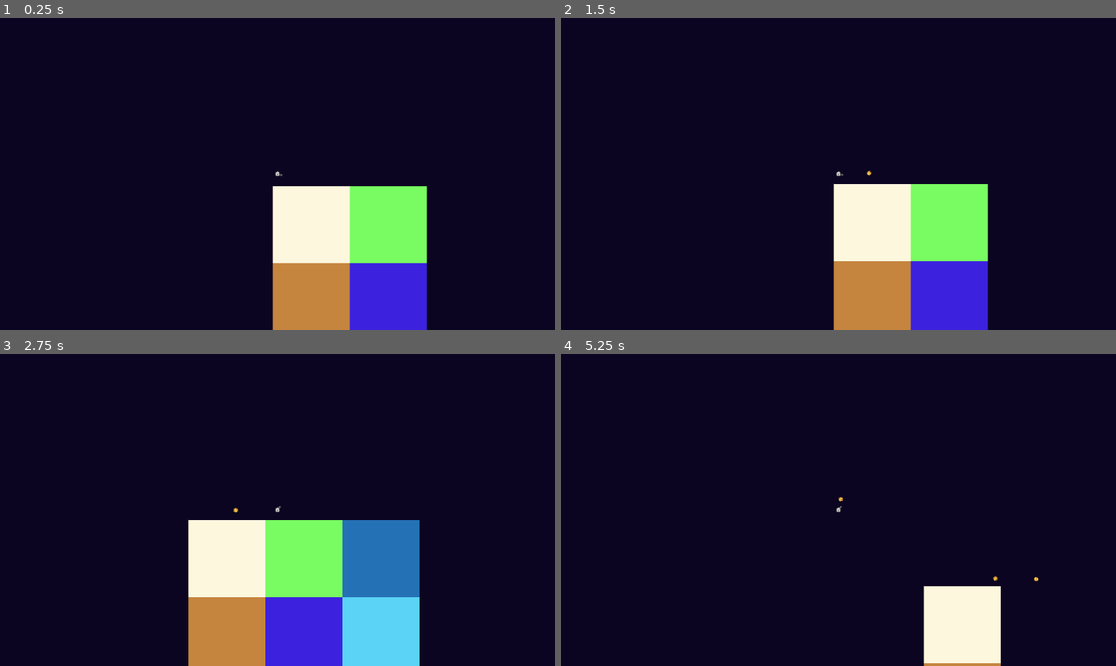
Above: before the commit, frames 1-4 (two rows, left to right).
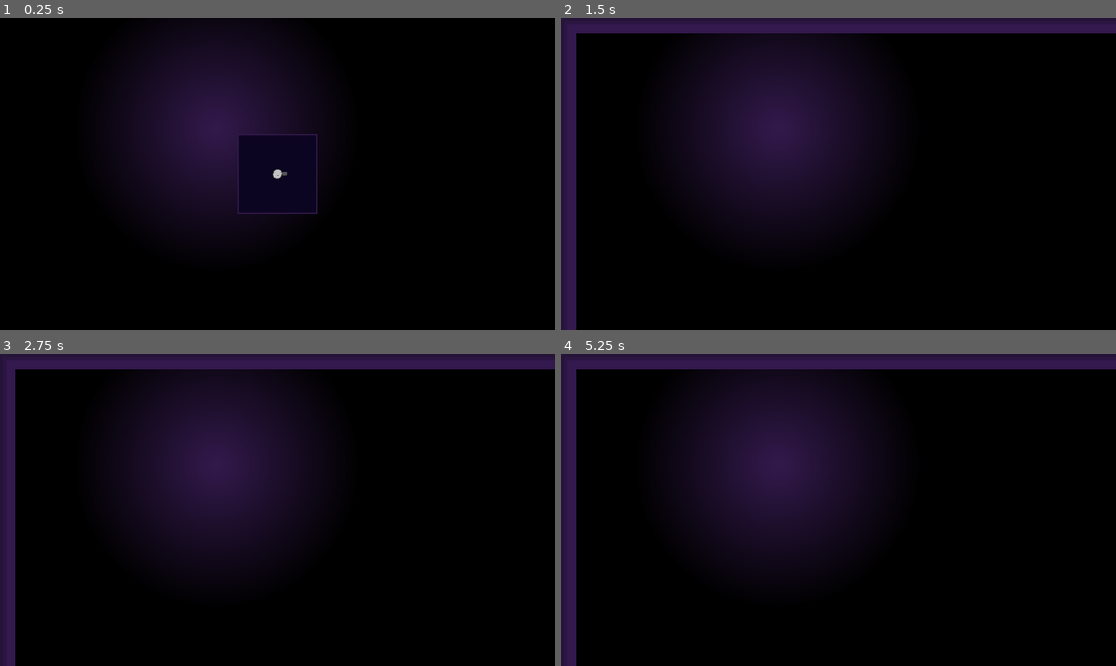
Above: after the commit, the same moments.

Repository: trurohawkins/cave
Game: Godot game, scene res://world.tscn
The game is run twice, just before and just after one commit, with the same random seed, the same clock (stepped at 60 frames per second) and the same inputs.
Inputs (mouse positions are in pixels of both pictures, inside the frame that each line leads up to):
- Up to frame 1 (0.25 s): no input
- Up to frame 2 (1.5 s): tap Enter at 0.5 s; move the mouse to (960, 158) at 0.52 s; hold D (right) 0.53-1.28 s; click (960, 158) at 0.67 s; move the mouse to (727, 189) at 1.27 s; hold S (down) from 1.28 s (still down)
- Up to frame 3 (2.75 s): tap Space at 2 s; move the mouse to (333, 441) at 2.02 s; release S (down) at 2.03 s; hold D (right) from 2.03 s (still down)
- Up to frame 4 (5.25 s): move the mouse to (810, 572) at 2.77 s; release D (right) at 2.78 s; hold W (up) 2.78-3.53 s; click (810, 572) at 2.92 s; move the mouse to (1005, 556) at 3.52 s; hold A (left) 3.53-5.03 s; move the mouse to (672, 463) at 4.27 s; move the mouse to (866, 510) at 5.02 s; hold S (down) from 5.03 s (still down); click (866, 510) at 5.17 s

The runs differ from the first frame. In frame 1, 75% of the frame differs, in the area x 0-100%, y 0-100%; in frame 2, 77%; in frame 3, 80%; in frame 4, 76%.

Commit message:
tweaking and first shader

Diff:
--- a/GM.gd
+++ b/GM.gd
@@ -52,7 +52,7 @@
 			var cur = grid[x][y]
 			cur.tileChunk()
 			#print(cur.neighbors)
-	#spawnPoint = Vector2((mapSize.x / 2 * chunkSize.x + chunkSize.x/2) * 32, (mapSize.y / 2 * chunkSize.y + chunkSize.y/2) * 32)
+	spawnPoint = Vector2((mapSize.x / 2 * chunkSize.x + chunkSize.x/2) * 32, (mapSize.y / 2 * chunkSize.y + chunkSize.y/2) * 32)
 
 func addNeighbor(chunk, x, y):
 	var xp = chunk.gridPos.x + x
@@ -85,9 +85,10 @@
 	#spawnPoint = Vector2((mapSize.x / 2 * chunkSize.x + chunkSize.x/2) * 32, (mapSize.y / 2 * chunkSize.y + chunkSize.y/2) * 32)
 	var px = int(player.global_position.x / 32 / chunkSize.x)
 	var py = int(player.global_position.y / 32 / chunkSize.y)
-	print(str(px) + ", " + str(py))
+	#print(str(px) + ", " + str(py))
 	for x in mapSize.x:
 		for y in mapSize.y:
 			var dist = max(abs(x - px), abs(y - py))
-			print(str(x) + ", " + str(y) + " " + str(dist))
-			grid[x][y].occlude(dist > 1)
+			#print(str(x) + ", " + str(y) + " " + str(dist))
+			#1 for square, figure out aspect ratio and do it per x and y
+			grid[x][y].occlude(dist > 2)
--- a/blast.gd
+++ b/blast.gd
@@ -5,7 +5,7 @@
 var lifeDelta = 10
 
 func _ready():
-	print("ready")
+	pass
 
 func _process(delta):
 	position += Vector2.RIGHT.rotated(rotation) * speed * delta
@@ -18,7 +18,6 @@
 func getCollsions(map):
 	var shape = $CollisionShape2D.shape
 	var square = Vector2(shape.radius * scale.x, shape.radius * scale.y)
-	print(shape.radius)
 	var topLeft = map.local_to_map(global_position - square)
 	var botRight = map.local_to_map(global_position + square)
 
--- a/blast.tscn
+++ b/blast.tscn
@@ -8,8 +8,8 @@
 [node name="blast" type="Area2D"]
 scale = Vector2(10, 10)
 script = ExtResource("1_l5868")
-speed = 400.0
-hitCost = 0.0
+speed = 1000.0
+hitCost = 0.05
 
 [node name="CollisionShape2D" type="CollisionShape2D" parent="."]
 shape = SubResource("CircleShape2D_l5868")
--- a/chunk.gd
+++ b/chunk.gd
@@ -13,8 +13,9 @@
 var gridPos
 
 func _ready():
-	#modulate = Color(0.2,0.1,0.3)
-	modulate = Color(randf(), randf(), randf(), 1)
+	modulate = Color(0.2,0.1,0.3)
+	#modulate = Color(1, 1, 1)
+	#modulate = Color(randf(), randf(), randf(), 1)
 	#set_cell(Vector2i(1,1), -1)
 
 
@@ -32,7 +33,7 @@
 			set_cell(Vector2i(xp, yp), -1)
 
 func tileChunk():
-	print(neighbors)
+	#print(neighbors)
 	for x in range(chunkSize):
 		for y in range(chunkSize):
 			tileBlock(x, y)
@@ -95,8 +96,8 @@
 			if corners > mostCorn:
 				mostCorn = corners
 				check = i
-		if x == 2 && y == 2:
-			print(mostCorn)
+		#if x == 2 && y == 2:
+			#print(mostCorn)
 		if mostCorn != 0:
 			mostOpen = 6 + (mostCorn-1)
 			startSide = check
@@ -148,7 +149,7 @@
 func receiveCollision(pos: Vector2i):
 	pos.x -= gridPos.x * chunkSize
 	pos.y -= gridPos.y * chunkSize
-	print("tile map collided with " + str(pos))
+	#print("tile map collided with " + str(pos))
 	set_cell(pos, -1)
 	for x in range(-1, 2):
 		for y in range(-1, 2):
--- /dev/null
+++ b/chunk.gdshader
@@ -0,0 +1,25 @@
+shader_type canvas_item;
+uniform vec2 lightPos;
+uniform float lightRadius;
+
+void vertex() {
+	// Called for every vertex the material is visible on.
+}
+
+void fragment() {
+	// Called for every pixel the material is visible on.
+	//vec4 texColor = texture(TEXTURE, UV);
+	vec4 baseColor = COLOR;
+	//Cinvert UV to world position
+	vec2 worldPos = vec2(FRAGCOORD.x, FRAGCOORD.y);
+
+	float dist = distance(worldPos, lightPos);
+	float factor = 1.0;//clamp(1.0 - dist / lightRadius, 0.0, 1.0);
+
+	//COLOR = vec4(1.0, 1.0, 1.0, 1.0);
+}
+
+//void light() {
+//	// Called for every pixel for every light affecting the material.
+//	// Uncomment to replace the default light processing function with this one.
+//}
--- a/chunk.tscn
+++ b/chunk.tscn
@@ -1,160 +1,243 @@
-[gd_scene load_steps=5 format=3 uid="uid://c5jp5rmk0hlc4"]
-
+[gd_scene load_steps=8 format=3 uid="uid://c5jp5rmk0hlc4"]
+
+[ext_resource type="Shader" uid="uid://bdvmpay2ytrjf" path="res://chunkTiles.gdshader" id="1_a0kup"]
 [ext_resource type="Texture2D" uid="uid://l4fs7ppxdder" path="res://dirtTileSheet.png" id="1_eat54"]
 [ext_resource type="Script" uid="uid://cpvevkkr840in" path="res://chunk.gd" id="2_a0kup"]
+
+[sub_resource type="ShaderMaterial" id="ShaderMaterial_381vs"]
+shader = ExtResource("1_a0kup")
+shader_parameter/lightPos = Vector2(0, 0)
+shader_parameter/lightRadius = 100.0
+
+[sub_resource type="ShaderMaterial" id="ShaderMaterial_eat54"]
 
 [sub_resource type="TileSetAtlasSource" id="TileSetAtlasSource_aqk2v"]
 texture = ExtResource("1_eat54")
 texture_region_size = Vector2i(32, 32)
 0:0/0 = 0
+0:0/0/material = SubResource("ShaderMaterial_381vs")
 0:0/0/physics_layer_0/polygon_0/points = PackedVector2Array(-16, -16, 16, -16, 16, 16, -16, 16)
 1:0/0 = 0
+1:0/0/material = SubResource("ShaderMaterial_eat54")
 1:0/0/physics_layer_0/polygon_0/points = PackedVector2Array(-16, -16, 16, -16, 16, 16, -16, 16)
 2:0/0 = 0
+2:0/0/material = SubResource("ShaderMaterial_eat54")
 2:0/0/physics_layer_0/polygon_0/points = PackedVector2Array(-16, -16, 16, -16, 16, 16, -16, 16)
 3:0/0 = 0
+3:0/0/material = SubResource("ShaderMaterial_eat54")
 3:0/0/physics_layer_0/polygon_0/points = PackedVector2Array(-16, -16, 16, -16, 16, 16, -16, 16)
 4:0/0 = 0
+4:0/0/material = SubResource("ShaderMaterial_eat54")
 4:0/0/physics_layer_0/polygon_0/points = PackedVector2Array(-16, -16, 16, -16, 16, 16, -16, 16)
 0:1/0 = 0
+0:1/0/material = SubResource("ShaderMaterial_eat54")
 0:1/0/physics_layer_0/polygon_0/points = PackedVector2Array(-16, -16, 16, -16, 16, 16, -16, 16)
 1:1/0 = 0
+1:1/0/material = SubResource("ShaderMaterial_eat54")
 1:1/0/physics_layer_0/polygon_0/points = PackedVector2Array(-16, -16, 16, -16, 16, 16, -16, 16)
 2:1/0 = 0
+2:1/0/material = SubResource("ShaderMaterial_eat54")
 2:1/0/physics_layer_0/polygon_0/points = PackedVector2Array(-16, -16, 16, -16, 16, 16, -16, 16)
 3:1/0 = 0
+3:1/0/material = SubResource("ShaderMaterial_eat54")
 3:1/0/physics_layer_0/polygon_0/points = PackedVector2Array(-16, -16, 16, -16, 16, 16, -16, 16)
 4:1/0 = 0
+4:1/0/material = SubResource("ShaderMaterial_eat54")
 4:1/0/physics_layer_0/polygon_0/points = PackedVector2Array(-16, -16, 16, -16, 16, 16, -16, 16)
 0:2/0 = 0
+0:2/0/material = SubResource("ShaderMaterial_eat54")
 0:2/0/physics_layer_0/polygon_0/points = PackedVector2Array(-16, -16, 16, -16, 16, 16, -16, 16)
 1:2/0 = 0
+1:2/0/material = SubResource("ShaderMaterial_eat54")
 1:2/0/physics_layer_0/polygon_0/points = PackedVector2Array(-16, -16, 16, -16, 16, 16, -16, 16)
 2:2/0 = 0
+2:2/0/material = SubResource("ShaderMaterial_eat54")
 2:2/0/physics_layer_0/polygon_0/points = PackedVector2Array(-16, -16, 16, -16, 16, 16, -16, 16)
 3:2/0 = 0
+3:2/0/material = SubResource("ShaderMaterial_eat54")
 3:2/0/physics_layer_0/polygon_0/points = PackedVector2Array(-16, -16, 16, -16, 16, 16, -16, 16)
 4:2/0 = 0
+4:2/0/material = SubResource("ShaderMaterial_eat54")
 4:2/0/physics_layer_0/polygon_0/points = PackedVector2Array(-16, -16, 16, -16, 16, 16, -16, 16)
 0:3/0 = 0
+0:3/0/material = SubResource("ShaderMaterial_eat54")
 0:3/0/physics_layer_0/polygon_0/points = PackedVector2Array(-16, -16, 16, -16, 16, 16, -16, 16)
 1:3/0 = 0
+1:3/0/material = SubResource("ShaderMaterial_eat54")
 1:3/0/physics_layer_0/polygon_0/points = PackedVector2Array(-16, -16, 16, -16, 16, 16, -16, 16)
 2:3/0 = 0
+2:3/0/material = SubResource("ShaderMaterial_eat54")
 2:3/0/physics_layer_0/polygon_0/points = PackedVector2Array(-16, -16, 16, -16, 16, 16, -16, 16)
 3:3/0 = 0
+3:3/0/material = SubResource("ShaderMaterial_eat54")
 3:3/0/physics_layer_0/polygon_0/points = PackedVector2Array(-16, -16, 16, -16, 16, 16, -16, 16)
 4:3/0 = 0
+4:3/0/material = SubResource("ShaderMaterial_eat54")
 4:3/0/physics_layer_0/polygon_0/points = PackedVector2Array(-16, -16, 16, -16, 16, 16, -16, 16)
 0:4/0 = 0
+0:4/0/material = SubResource("ShaderMaterial_eat54")
 0:4/0/physics_layer_0/polygon_0/points = PackedVector2Array(-16, -16, 16, -16, 16, 16, -16, 16)
 1:4/0 = 0
+1:4/0/material = SubResource("ShaderMaterial_eat54")
 1:4/0/physics_layer_0/polygon_0/points = PackedVector2Array(-16, -16, 16, -16, 16, 16, -16, 16)
 2:4/0 = 0
+2:4/0/material = SubResource("ShaderMaterial_eat54")
 2:4/0/physics_layer_0/polygon_0/points = PackedVector2Array(-16, -16, 16, -16, 16, 16, -16, 16)
 3:4/0 = 0
+3:4/0/material = SubResource("ShaderMaterial_eat54")
 3:4/0/physics_layer_0/polygon_0/points = PackedVector2Array(-16, -16, 16, -16, 16, 16, -16, 16)
 4:4/0 = 0
+4:4/0/material = SubResource("ShaderMaterial_eat54")
 4:4/0/physics_layer_0/polygon_0/points = PackedVector2Array(-16, -16, 16, -16, 16, 16, -16, 16)
 0:5/0 = 0
+0:5/0/material = SubResource("ShaderMaterial_eat54")
 0:5/0/physics_layer_0/polygon_0/points = PackedVector2Array(-16, -16, 16, -16, 16, 16, -16, 16)
 1:5/0 = 0
+1:5/0/material = SubResource("ShaderMaterial_eat54")
 1:5/0/physics_layer_0/polygon_0/points = PackedVector2Array(-16, -16, 16, -16, 16, 16, -16, 16)
 2:5/0 = 0
+2:5/0/material = SubResource("ShaderMaterial_eat54")
 2:5/0/physics_layer_0/polygon_0/points = PackedVector2Array(-16, -16, 16, -16, 16, 16, -16, 16)
 3:5/0 = 0
+3:5/0/material = SubResource("ShaderMaterial_eat54")
 3:5/0/physics_layer_0/polygon_0/points = PackedVector2Array(-16, -16, 16, -16, 16, 16, -16, 16)
 4:5/0 = 0
+4:5/0/material = SubResource("ShaderMaterial_eat54")
 4:5/0/physics_layer_0/polygon_0/points = PackedVector2Array(-16, -16, 16, -16, 16, 16, -16, 16)
 0:6/0 = 0
+0:6/0/material = SubResource("ShaderMaterial_eat54")
 0:6/0/physics_layer_0/polygon_0/points = PackedVector2Array(-16, -16, 16, -16, 16, 16, -16, 16)
 1:6/0 = 0
+1:6/0/material = SubResource("ShaderMaterial_eat54")
 1:6/0/physics_layer_0/polygon_0/points = PackedVector2Array(-16, -16, 16, -16, 16, 16, -16, 16)
 2:6/0 = 0
+2:6/0/material = SubResource("ShaderMaterial_eat54")
 2:6/0/physics_layer_0/polygon_0/points = PackedVector2Array(-16, -16, 16, -16, 16, 16, -16, 16)
 3:6/0 = 0
+3:6/0/material = SubResource("ShaderMaterial_eat54")
 3:6/0/physics_layer_0/polygon_0/points = PackedVector2Array(-16, -16, 16, -16, 16, 16, -16, 16)
 4:6/0 = 0
+4:6/0/material = SubResource("ShaderMaterial_eat54")
 4:6/0/physics_layer_0/polygon_0/points = PackedVector2Array(-16, -16, 16, -16, 16, 16, -16, 16)
 0:7/0 = 0
+0:7/0/material = SubResource("ShaderMaterial_eat54")
 0:7/0/physics_layer_0/polygon_0/points = PackedVector2Array(-16, -16, 16, -16, 16, 16, -16, 16)
 1:7/0 = 0
+1:7/0/material = SubResource("ShaderMaterial_eat54")
 1:7/0/physics_layer_0/polygon_0/points = PackedVector2Array(-16, -16, 16, -16, 16, 16, -16, 16)
 2:7/0 = 0
+2:7/0/material = SubResource("ShaderMaterial_eat54")
 2:7/0/physics_layer_0/polygon_0/points = PackedVector2Array(-16, -16, 16, -16, 16, 16, -16, 16)
 3:7/0 = 0
+3:7/0/material = SubResource("ShaderMaterial_eat54")
 3:7/0/physics_layer_0/polygon_0/points = PackedVector2Array(-16, -16, 16, -16, 16, 16, -16, 16)
 4:7/0 = 0
+4:7/0/material = SubResource("ShaderMaterial_eat54")
 4:7/0/physics_layer_0/polygon_0/points = PackedVector2Array(-16, -16, 16, -16, 16, 16, -16, 16)
 0:8/0 = 0
+0:8/0/material = SubResource("ShaderMaterial_eat54")
 0:8/0/physics_layer_0/polygon_0/points = PackedVector2Array(-16, -16, 16, -16, 16, 16, -16, 16)
 1:8/0 = 0
+1:8/0/material = SubResource("ShaderMaterial_eat54")
 1:8/0/physics_layer_0/polygon_0/points = PackedVector2Array(-16, -16, 16, -16, 16, 16, -16, 16)
 2:8/0 = 0
+2:8/0/material = SubResource("ShaderMaterial_eat54")
 2:8/0/physics_layer_0/polygon_0/points = PackedVector2Array(-16, -16, 16, -16, 16, 16, -16, 16)
 3:8/0 = 0
+3:8/0/material = SubResource("ShaderMaterial_eat54")
 3:8/0/physics_layer_0/polygon_0/points = PackedVector2Array(-16, -16, 16, -16, 16, 16, -16, 16)
 4:8/0 = 0
+4:8/0/material = SubResource("ShaderMaterial_eat54")
 4:8/0/physics_layer_0/polygon_0/points = PackedVector2Array(-16, -16, 16, -16, 16, 16, -16, 16)
 0:9/0 = 0
+0:9/0/material = SubResource("ShaderMaterial_eat54")
 0:9/0/physics_layer_0/polygon_0/points = PackedVector2Array(-16, -16, 16, -16, 16, 16, -16, 16)
 1:9/0 = 0
+1:9/0/material = SubResource("ShaderMaterial_eat54")
 1:9/0/physics_layer_0/polygon_0/points = PackedVector2Array(-16, -16, 16, -16, 16, 16, -16, 16)
 2:9/0 = 0
+2:9/0/material = SubResource("ShaderMaterial_eat54")
 2:9/0/physics_layer_0/polygon_0/points = PackedVector2Array(-16, -16, 16, -16, 16, 16, -16, 16)
 3:9/0 = 0
+3:9/0/material = SubResource("ShaderMaterial_eat54")
 3:9/0/physics_layer_0/polygon_0/points = PackedVector2Array(-16, -16, 16, -16, 16, 16, -16, 16)
 4:9/0 = 0
+4:9/0/material = SubResource("ShaderMaterial_eat54")
 4:9/0/physics_layer_0/polygon_0/points = PackedVector2Array(-16, -16, 16, -16, 16, 16, -16, 16)
 0:10/0 = 0
+0:10/0/material = SubResource("ShaderMaterial_eat54")
 0:10/0/physics_layer_0/polygon_0/points = PackedVector2Array(-16, -16, 16, -16, 16, 16, -16, 16)
 1:10/0 = 0
+1:10/0/material = SubResource("ShaderMaterial_eat54")
 1:10/0/physics_layer_0/polygon_0/points = PackedVector2Array(-16, -16, 16, -16, 16, 16, -16, 16)
 2:10/0 = 0
+2:10/0/material = SubResource("ShaderMaterial_eat54")
 2:10/0/physics_layer_0/polygon_0/points = PackedVector2Array(-16, -16, 16, -16, 16, 16, -16, 16)
 3:10/0 = 0
+3:10/0/material = SubResource("ShaderMaterial_eat54")
 3:10/0/physics_layer_0/polygon_0/points = PackedVector2Array(-16, -16, 16, -16, 16, 16, -16, 16)
 4:10/0 = 0
+4:10/0/material = SubResource("ShaderMaterial_eat54")
 4:10/0/physics_layer_0/polygon_0/points = PackedVector2Array(-16, -16, 16, -16, 16, 16, -16, 16)
 0:11/0 = 0
+0:11/0/material = SubResource("ShaderMaterial_eat54")
 0:11/0/physics_layer_0/polygon_0/points = PackedVector2Array(-16, -16, 16, -16, 16, 16, -16, 16)
 1:11/0 = 0
+1:11/0/material = SubResource("ShaderMaterial_eat54")
 1:11/0/physics_layer_0/polygon_0/points = PackedVector2Array(-16, -16, 16, -16, 16, 16, -16, 16)
 2:11/0 = 0
+2:11/0/material = SubResource("ShaderMaterial_eat54")
 2:11/0/physics_layer_0/polygon_0/points = PackedVector2Array(-16, -16, 16, -16, 16, 16, -16, 16)
 3:11/0 = 0
+3:11/0/material = SubResource("ShaderMaterial_eat54")
 3:11/0/physics_layer_0/polygon_0/points = PackedVector2Array(-16, -16, 16, -16, 16, 16, -16, 16)
 4:11/0 = 0
+4:11/0/material = SubResource("ShaderMaterial_eat54")
 4:11/0/physics_layer_0/polygon_0/points = PackedVector2Array(-16, -16, 16, -16, 16, 16, -16, 16)
 0:12/0 = 0
+0:12/0/material = SubResource("ShaderMaterial_eat54")
 0:12/0/physics_layer_0/polygon_0/points = PackedVector2Array(-16, -16, 16, -16, 16, 16, -16, 16)
 1:12/0 = 0
+1:12/0/material = SubResource("ShaderMaterial_eat54")
 1:12/0/physics_layer_0/polygon_0/points = PackedVector2Array(-16, -16, 16, -16, 16, 16, -16, 16)
 2:12/0 = 0
+2:12/0/material = SubResource("ShaderMaterial_eat54")
 2:12/0/physics_layer_0/polygon_0/points = PackedVector2Array(-16, -16, 16, -16, 16, 16, -16, 16)
 3:12/0 = 0
+3:12/0/material = SubResource("ShaderMaterial_eat54")
 3:12/0/physics_layer_0/polygon_0/points = PackedVector2Array(-16, -16, 16, -16, 16, 16, -16, 16)
 4:12/0 = 0
+4:12/0/material = SubResource("ShaderMaterial_eat54")
 4:12/0/physics_layer_0/polygon_0/points = PackedVector2Array(-16, -16, 16, -16, 16, 16, -16, 16)
 0:13/0 = 0
+0:13/0/material = SubResource("ShaderMaterial_eat54")
 0:13/0/physics_layer_0/polygon_0/points = PackedVector2Array(-16, -16, 16, -16, 16, 16, -16, 16)
 1:13/0 = 0
+1:13/0/material = SubResource("ShaderMaterial_eat54")
 1:13/0/physics_layer_0/polygon_0/points = PackedVector2Array(-16, -16, 16, -16, 16, 16, -16, 16)
 2:13/0 = 0
+2:13/0/material = SubResource("ShaderMaterial_eat54")
 2:13/0/physics_layer_0/polygon_0/points = PackedVector2Array(-16, -16, 16, -16, 16, 16, -16, 16)
 3:13/0 = 0
+3:13/0/material = SubResource("ShaderMaterial_eat54")
 3:13/0/physics_layer_0/polygon_0/points = PackedVector2Array(-16, -16, 16, -16, 16, 16, -16, 16)
 4:13/0 = 0
+4:13/0/material = SubResource("ShaderMaterial_eat54")
 4:13/0/physics_layer_0/polygon_0/points = PackedVector2Array(-16, -16, 16, -16, 16, 16, -16, 16)
 0:14/0 = 0
+0:14/0/material = SubResource("ShaderMaterial_eat54")
 0:14/0/physics_layer_0/polygon_0/points = PackedVector2Array(-16, -16, 16, -16, 16, 16, -16, 16)
 1:14/0 = 0
+1:14/0/material = SubResource("ShaderMaterial_eat54")
 1:14/0/physics_layer_0/polygon_0/points = PackedVector2Array(-16, -16, 16, -16, 16, 16, -16, 16)
 2:14/0 = 0
+2:14/0/material = SubResource("ShaderMaterial_eat54")
 2:14/0/physics_layer_0/polygon_0/points = PackedVector2Array(-16, -16, 16, -16, 16, 16, -16, 16)
 3:14/0 = 0
+3:14/0/material = SubResource("ShaderMaterial_eat54")
 3:14/0/physics_layer_0/polygon_0/points = PackedVector2Array(-16, -16, 16, -16, 16, 16, -16, 16)
 4:14/0 = 0
+4:14/0/material = SubResource("ShaderMaterial_eat54")
 4:14/0/physics_layer_0/polygon_0/points = PackedVector2Array(-16, -16, 16, -16, 16, 16, -16, 16)
 
 [sub_resource type="TileSet" id="TileSet_036b0"]
--- /dev/null
+++ b/chunkTiles.gdshader
@@ -0,0 +1,22 @@
+shader_type canvas_item;
+uniform vec2 lightPos = vec2(800.0, 200.0);
+uniform float lightRadius = 1500.0;
+
+void fragment() {
+	//vec4 texColor = texture(TEXTURE, UV);
+	vec2 light = vec2(450.0, 230.0);
+	float radius = 300.0;
+	vec2 worldPos = vec2(FRAGCOORD.x, FRAGCOORD.y);
+	//vec2 worldPos = vec2(0.0, 0.0);
+
+	float dist = distance(worldPos, light);
+	float factor = clamp(1.0 - dist / radius, 0.0, 1.0);
+	vec4 shadow = COLOR * factor;
+	//COLOR = vec4(FRAGCOORD.xy / vec2(1280.0, 720.0), 0.0, 1.0);//
+	COLOR = vec4(shadow.rgb, 1.0);///lightPos.x/200.0);
+}
+
+//void light() {
+//	// Called for every pixel for every light affecting the material.
+//	// Uncomment to replace the default light processing function with this one.
+//}
--- a/gun.tscn
+++ b/gun.tscn
@@ -6,6 +6,7 @@
 
 [node name="Gun" type="Node2D"]
 script = ExtResource("1_dk5gl")
+coolDown = 1.0
 bulletScene = ExtResource("2_8iju2")
 
 [node name="barrel" type="Sprite2D" parent="."]
--- a/player.tscn
+++ b/player.tscn
@@ -23,4 +23,4 @@
 texture = ExtResource("2_i3pqv")
 
 [node name="Camera2D" type="Camera2D" parent="."]
-zoom = Vector2(0.05, 0.05)
+zoom = Vector2(0.1, 0.1)
Not shown, added: chunk.gdshader.uid
Not shown, added: chunkTiles.gdshader.uid
